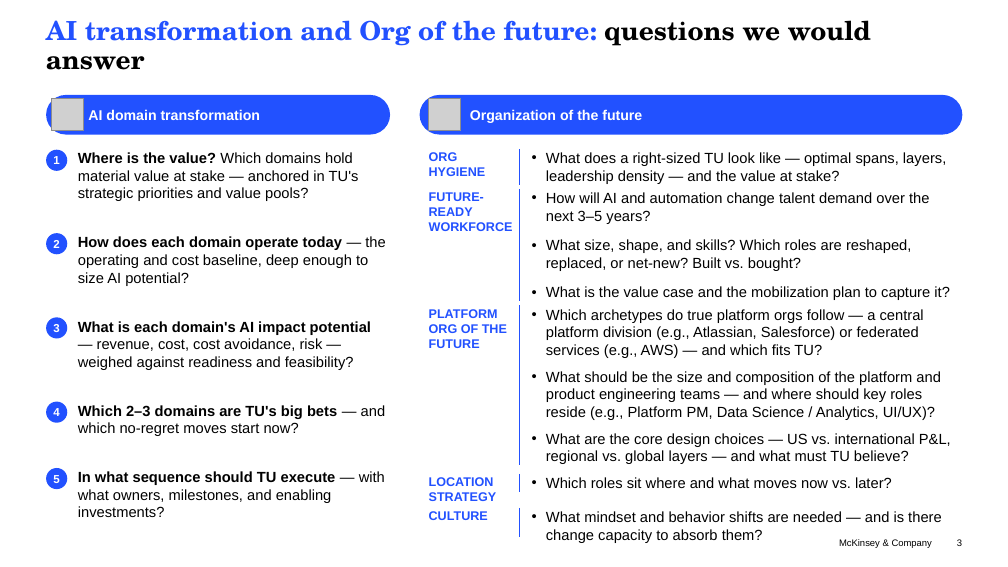
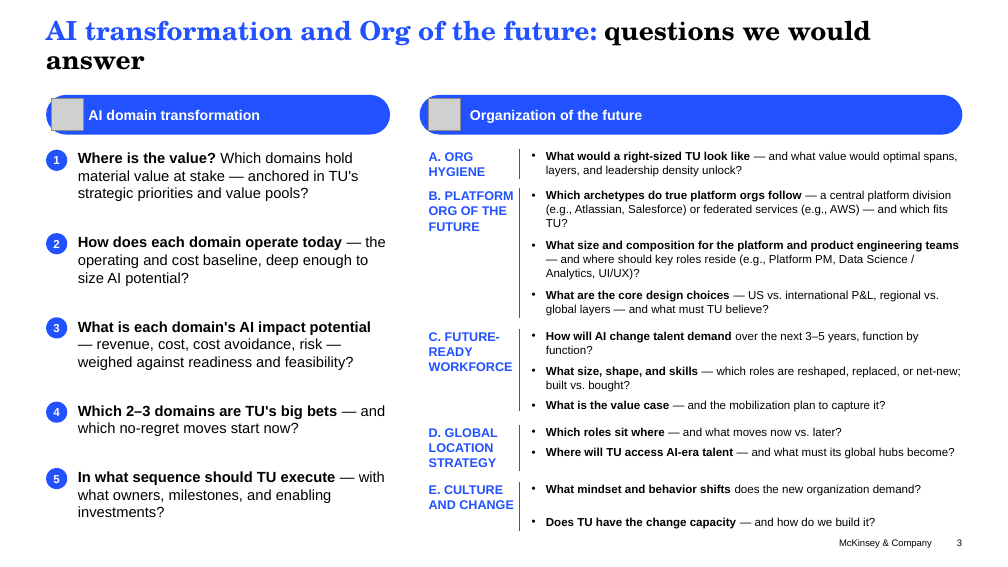
Before and after one commit to parthb102/Repo, a slide deck: slide 3 of proposal/20260721_TU_Three_Pager_vDraft.pptx. Drawn at 1008x567 pixels with LibreOffice and Linux fonts; fonts in the diff are those of the drawing; grey boxes stand for pictures. Boxes give left, top, right and bottom in pixels: in the first picture for what was removed or moved away, otherwise in the second. Text is boxed around its words. In the diff, an @@ line names an element or a change of style, - is before the commit and + after.

```diff
--- a/proposal/20260721_TU_Three_Pager_vDraft.pptx
+++ b/proposal/20260721_TU_Three_Pager_vDraft.pptx
@@ text at <box>429,152,486,176</box>: text changed @@
-ORG HYGIENE
+A. ORG HYGIENE
@@ text at <box>546,151,958,177</box>: text changed; size 14 to 11 pt @@
-• What does a right-sized TU look like — optimal spans, layers, leadership density — and the value at stake?
+• What would a right-sized TU look like — and what value would optimal spans, layers, and leadership density unlock?
@@ text at <box>429,191,514,231</box>: text changed @@
-PLATFORM ORG OF THE FUTURE
+B. PLATFORM ORG OF THE FUTURE
@@ text "Which archetypes do true platform ...": place and size @@
-text "Which archetypes do true platform ..." at <box>546,309,924,358</box>
+text "Which archetypes do true platform ..." at <box>546,190,952,227</box>
@@ text "Which archetypes do true platform ..." at <box>546,190,952,227</box>: size 14 to 11 pt; bold on in "Which archetypes do true platform orgs follow" @@
@@ text at <box>546,240,959,280</box>: text changed; size 14 to 11 pt @@
-• What should be the size and composition of the platform and product engineering teams — and where should key roles reside (e.g., Platform PM, Data Science / Analytics, UI/UX)?
+• What size and composition for the platform and product engineering teams — and where should key roles reside (e.g., Platform PM, Data Science / Analytics, UI/UX)?
@@ text "What are the core design ...": place and size @@
-text "What are the core design ..." at <box>546,433,951,464</box>
+text "What are the core design ..." at <box>546,290,939,316</box>
@@ text "What are the core design ..." at <box>546,290,939,316</box>: size 14 to 11 pt; bold on in "What are the core design choices" @@
@@ line moved from (520, 306) - (520, 465) to (520, 329) - (520, 411) @@
@@ text at <box>429,332,513,371</box>: text changed @@
-FUTURE-READY WORKFORCE
+C. FUTURE-READY WORKFORCE
@@ text at <box>546,331,918,354</box>: text changed; size 14 to 11 pt @@
-• How will AI and automation change talent demand over the next 3–5 years?
+• How will AI change talent demand over the next 3–5 years, function by function?
@@ text at <box>546,366,960,392</box>: text changed; size 14 to 11 pt @@
-• What size, shape, and skills? Which roles are reshaped, replaced, or net-new? Built vs. bought?
+• What size, shape, and skills — which roles are reshaped, replaced, or net-new; built vs. bought?
@@ text at <box>546,401,885,412</box>: text changed; size 14 to 11 pt @@
-• What is the value case and the mobilization plan to capture it?
+• What is the value case — and the mobilization plan to capture it?
@@ text at <box>429,428,498,467</box>: text changed @@
-LOCATION STRATEGY
+D. GLOBAL LOCATION STRATEGY
@@ line moved from (520, 474) - (520, 492) to (520, 425) - (520, 471) @@
@@ text at <box>546,427,842,436</box>: text changed; size 14 to 11 pt @@
-• Which roles sit where and what moves now vs. later?
+• Which roles sit where — and what moves now vs. later?
@@ text added at <box>546,447,955,459</box>, 11 pt, text #000000 @@
+• Where will TU access AI-era talent — and what must its global hubs become?
@@ text at <box>429,485,514,509</box>: text changed @@
-CULTURE
+E. CULTURE AND CHANGE
@@ line moved from (520, 508) - (520, 538) to (520, 482) - (520, 531) @@
@@ text at <box>546,484,921,496</box>: text changed; size 14 to 11 pt @@
-• What mindset and behavior shifts are needed — and is there change capacity to absorb them?
+• What mindset and behavior shifts does the new organization demand?
@@ text added at <box>546,517,875,529</box>, 11 pt, text #000000, bold @@
+• Does TU have the change capacity — and how do we build it?
```
Also in this commit, not shown: 2 other slides changed.
